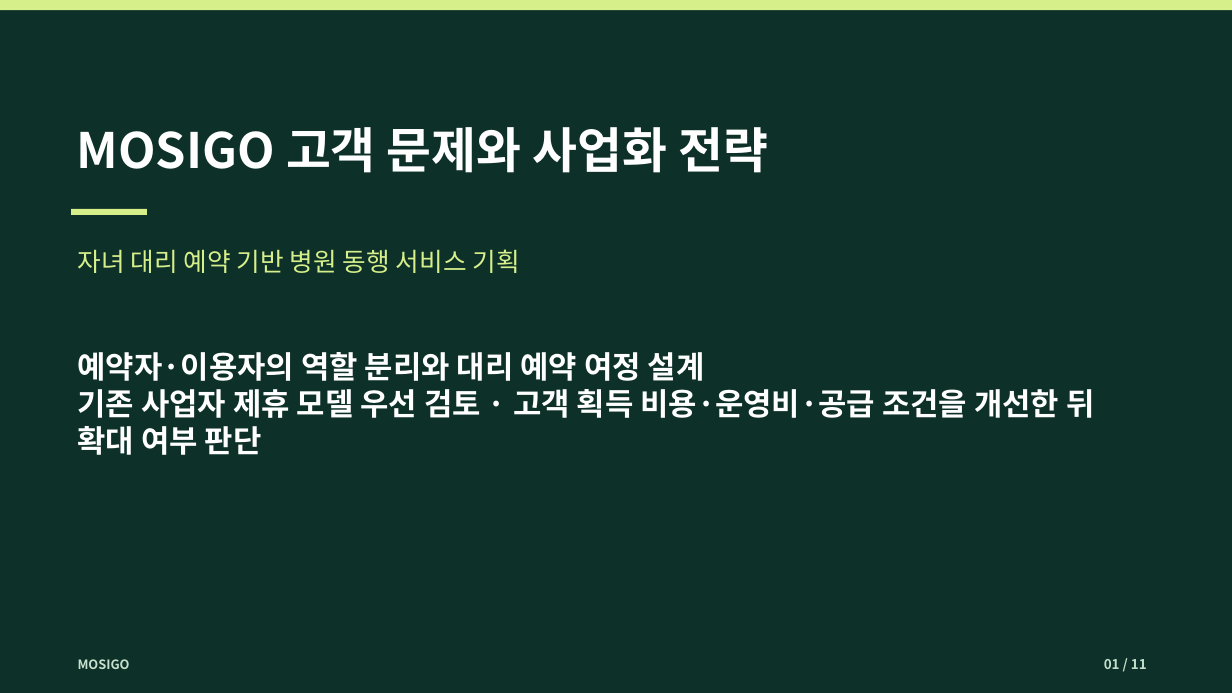
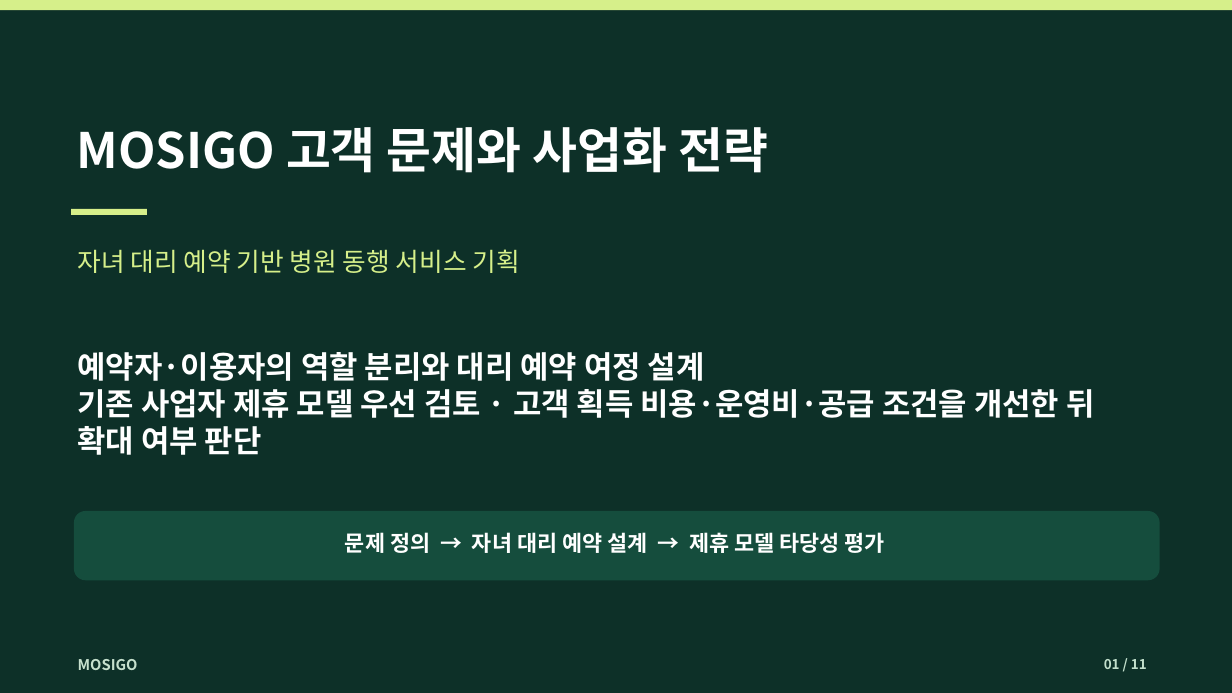
Before and after one commit to dohyunkimmm/mosigo-case-study, a slide deck: slide 1 of downloads/mosigo_report.pptx. Drawn at 1232x693 pixels with LibreOffice and Linux fonts; fonts in the diff are those of the drawing. Boxes give left, top, right and bottom in pixels: in the first picture for what was removed or moved away, otherwise in the second. Text is boxed around its words. In the diff, an @@ line names an element or a change of style, - is before the commit and + after.

Commit message:
design: modernize MOSIGO 11-slide editable presentation and scenario labels

```diff
--- a/downloads/mosigo_report.pptx
+++ b/downloads/mosigo_report.pptx
@@ rounded rectangle added at (74, 511, 1160, 580), fill #154D3D @@
@@ text added at (345, 532, 885, 553), 17 pt, text #FFFFFF, bold @@
+문제 정의 → 자녀 대리 예약 설계 → 제휴 모델 타당성 평가
@@ text "MOSIGO" at (78, 659, 138, 670): size 10 to 11.5 pt @@
```
Also in this commit, not shown: 10 other slides changed.
